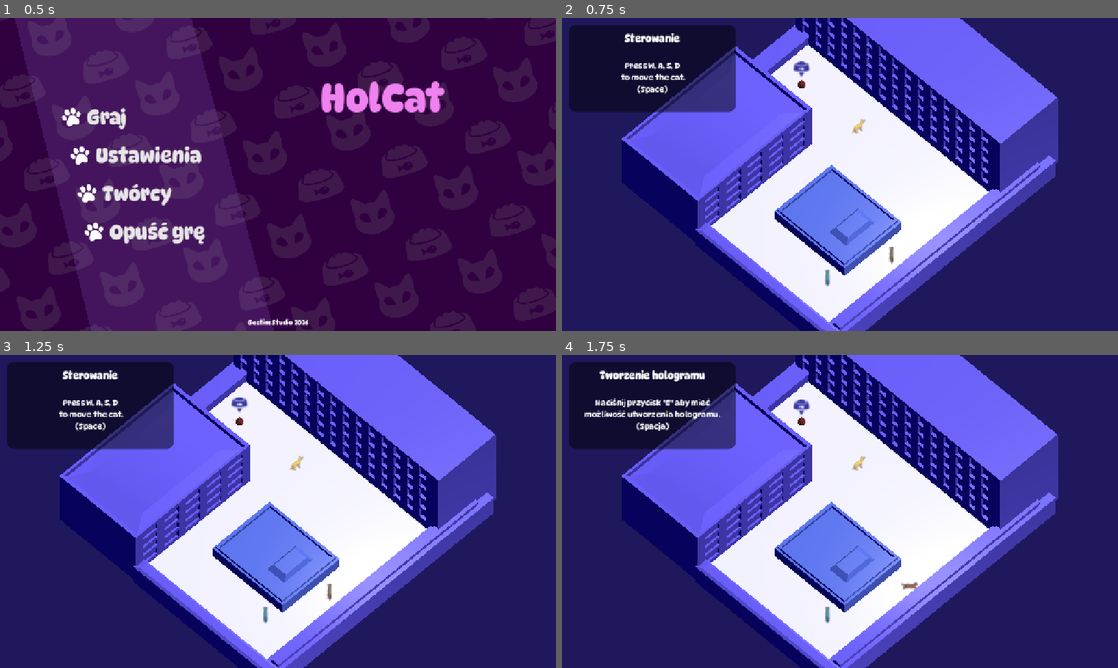
Above: before the commit, frames 1-4 (two rows, left to right).
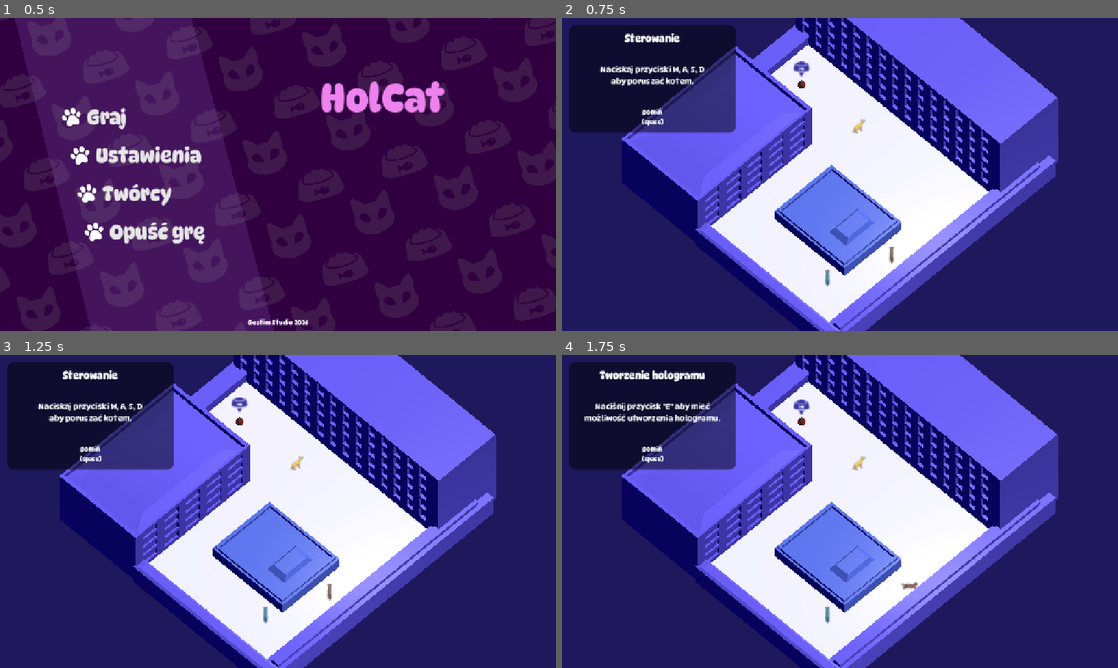
Above: after the commit, the same moments.

Repository: WeronikaKowalkowska/dnsgamejam
Game: Godot game, scene res://scenes/menu.tscn
Same seed, same stepped clock (60 frames per second), same inputs: the game is played once before the commit and once after it.
Inputs (mouse positions are in pixels of both pictures, inside the frame that each line leads up to):
- Up to frame 1 (0.5 s): no input
- Up to frame 2 (0.75 s): click "Graj" at 0.5 s
- Up to frame 3 (1.25 s): no input
- Up to frame 4 (1.75 s): tap W (move_forward) at 1.25 s; move the mouse to (962, 495) at 1.27 s; hold D (move_right) from 1.28 s (still down); tap Space at 1.35 s; click (962, 495) at 1.42 s; tap Enter (ui_accept) at 1.52 s

Frame 1 is identical in both runs. In frame 2, 2.9% of the frame differs, in the area x 1-32%, y 14-37%; in frame 3, 2.9%; in frame 4, 3.3%, in the area x 1-32%, y 13-37%.

Commit message:
GameOver screen improvement

Diff:
--- a/assets/scripts/agent_dog.gd
+++ b/assets/scripts/agent_dog.gd
@@ -175,8 +175,10 @@
 
 func _entered_collision_cat(body: Node3D):
 	if (body.is_in_group("catAlive")):
+
 		get_tree().paused = true
 		game_over.show()
+		Utils.is_game_over = true
 
 	if (body.is_in_group("catSpectre")):
 		positionStopInSpectreCar = global_position
--- a/globals/utils.gd
+++ b/globals/utils.gd
@@ -22,6 +22,8 @@
 
 var all_buttons: Dictionary
 
+var is_game_over: bool = false
+
 # Called when the node enters the scene tree for the first time.
 func _ready() -> void:
 	current_language = 1
--- a/scenes/game_over.gd
+++ b/scenes/game_over.gd
@@ -8,5 +8,11 @@
 
 
 func restart() -> void:
+	Utils.is_game_over = false
 	get_tree().paused = false
 	get_tree().reload_current_scene()
+
+func _input(event: InputEvent) -> void:
+	if event is InputEventKey and event.pressed and not event.echo:
+		if Utils.is_game_over:
+			restart()
--- a/scenes/main.tscn
+++ b/scenes/main.tscn
@@ -587,7 +587,6 @@
 
 [node name="GameOver" type="Control" parent="GUI" unique_id=244580700]
 process_mode = 3
-visible = false
 layout_mode = 3
 anchors_preset = 15
 anchor_right = 1.0
@@ -617,11 +616,17 @@
 layout_mode = 2
 theme_override_font_sizes/font_size = 36
 text = "Game Over"
+horizontal_alignment = 1
 
 [node name="RestartBtn" type="TextureButton" parent="GUI/GameOver/CenterContainer/VBoxContainer" unique_id=298551806]
 layout_mode = 2
 size_flags_horizontal = 4
 texture_normal = ExtResource("3_akjxb")
+
+[node name="Label2" type="Label" parent="GUI/GameOver/CenterContainer/VBoxContainer" unique_id=1299519448]
+layout_mode = 2
+text = "Wciśnij dowolny klawisz"
+horizontal_alignment = 1
 
 [node name="QuitPrompt" parent="GUI" unique_id=2141659490 instance=ExtResource("3_eb6dy")]
 visible = false
@@ -664,7 +669,7 @@
 theme_override_constants/margin_top = 16
 
 [node name="PanelContainer" type="PanelContainer" parent="GUI/Tutorial/MarginContainer" unique_id=104339049]
-custom_minimum_size = Vector2(384, 200)
+custom_minimum_size = Vector2(384, 248)
 layout_mode = 2
 theme_override_styles/panel = SubResource("StyleBoxFlat_y6deb")
 
@@ -691,9 +696,24 @@
 theme_override_constants/line_separation = 4
 theme_override_fonts/normal_font = ExtResource("4_og1vs")
 theme_override_font_sizes/normal_font_size = 18
+bbcode_enabled = true
 text = "step_description"
 horizontal_alignment = 1
 vertical_alignment = 1
+
+[node name="VBoxContainer" type="VBoxContainer" parent="GUI/Tutorial/MarginContainer/PanelContainer/MarginContainer/VBoxContainer" unique_id=749111594]
+layout_mode = 2
+
+[node name="Label" type="Label" parent="GUI/Tutorial/MarginContainer/PanelContainer/MarginContainer/VBoxContainer/VBoxContainer" unique_id=272739057]
+layout_mode = 2
+text = "pomiń"
+horizontal_alignment = 1
+
+[node name="Label2" type="Label" parent="GUI/Tutorial/MarginContainer/PanelContainer/MarginContainer/VBoxContainer/VBoxContainer" unique_id=2048265614]
+layout_mode = 2
+theme_override_font_sizes/font_size = 14
+text = "(space)"
+horizontal_alignment = 1
 
 [node name="WorldEnvironment" type="WorldEnvironment" parent="." unique_id=1873546969]
 environment = SubResource("Environment_0wfyh")
--- a/scenes/menu.tscn
+++ b/scenes/menu.tscn
@@ -204,6 +204,7 @@
 layout_mode = 1
 
 [node name="WindowManager" type="Control" parent="." unique_id=1211294707]
+visible = false
 layout_mode = 1
 anchors_preset = 15
 anchor_right = 1.0
@@ -384,6 +385,7 @@
 size_flags_stretch_ratio = 2.0
 
 [node name="Credits" type="Control" parent="WindowManager/MarginContainer/Window/ContentMargin" unique_id=1620959623]
+visible = false
 layout_mode = 2
 
 [node name="VBoxContainer" type="VBoxContainer" parent="WindowManager/MarginContainer/Window/ContentMargin/Credits" unique_id=865178419]
--- a/scenes/tutorial.gd
+++ b/scenes/tutorial.gd
@@ -17,35 +17,35 @@
 				hide()
 				return
 			0:
-				step_title.text = "Controls"
-				step_description.text = "Press W, A, S, D\n to move the cat.\n(Space)"
+				step_title.text = "Sterowanie"
+				step_description.text = "Naciskaj przyciski W, A, S, D\naby poruszać kotem."
 			1:
 				step_title.text = "Hologram"
-				step_description.text = "Masz możliwość utworzenia hologramowej wersji twojej postaci.\n(Spacja)"
+				step_description.text = "Masz możliwość utworzenia hologramowej wersji twojej postaci."
 			2:
 				step_title.text = "Tworzenie hologramu"
-				step_description.text = "Naciśnij przycisk \"E\" aby mieć możliwość utworzenia hologramu.\n(Spacja)"
+				step_description.text = "Naciśnij przycisk \"E\" aby mieć możliwość utworzenia hologramu."
 			3:
 				step_title.text = "Stawianie hologramu"
-				step_description.text = "Naciśnij prawy przycisk myszy, aby móc umieścić hologram.\n(Spacja)"
+				step_description.text = "Naciśnij prawy przycisk myszy, aby móc umieścić hologram."
 			4:
 				step_title.text = "Usuwanie hologramu"
-				step_description.text = "Kliknij ponownie przycisk \"E\" aby usunąć hologram.\n(Spacja)"
+				step_description.text = "Kliknij ponownie przycisk \"E\" aby usunąć hologram."
 			5:
 				step_title.text = "Dodatkowa pomoc"
-				step_description.text = "Możesz sterować hologramem klikając prawy przycisk myszy.\n(Spacja)"
+				step_description.text = "Możesz sterować hologramem klikając prawy przycisk myszy."
 			6:
 				step_title.text = "Odległość"
-				step_description.text = "Hologram zacznie znikać gdy znajdzie się zbyt daleko od kota.\n(Spacja)"
+				step_description.text = "Hologram zacznie znikać gdy znajdzie się zbyt daleko od kota."
 			7:
 				step_title.text = "Zmyłka"
-				step_description.text = "Hologram zwraca na siebie uwagę psów, używaj tego do odciągania ich z drogi.\n(Spacja)"
+				step_description.text = "Hologram zwraca na siebie uwagę psów, używaj tego do odciągania ich z drogi."
 			8:
 				step_title.text = "Przeciwnik"
-				step_description.text = "Twoim wrogiem będą psy, musisz ich unikać.\n(Spacja)"
+				step_description.text = "Twoim wrogiem będą psy, musisz ich unikać."
 			9:
 				step_title.text = "Cel gry"
-				step_description.text = "Twoim zadaniem jest dostać się do karmy. Powodzenia!\n(Spacja)"
+				step_description.text = "Twoim zadaniem jest dostać się do karmy. Powodzenia!"
 		show()
 
 func _ready() -> void:
